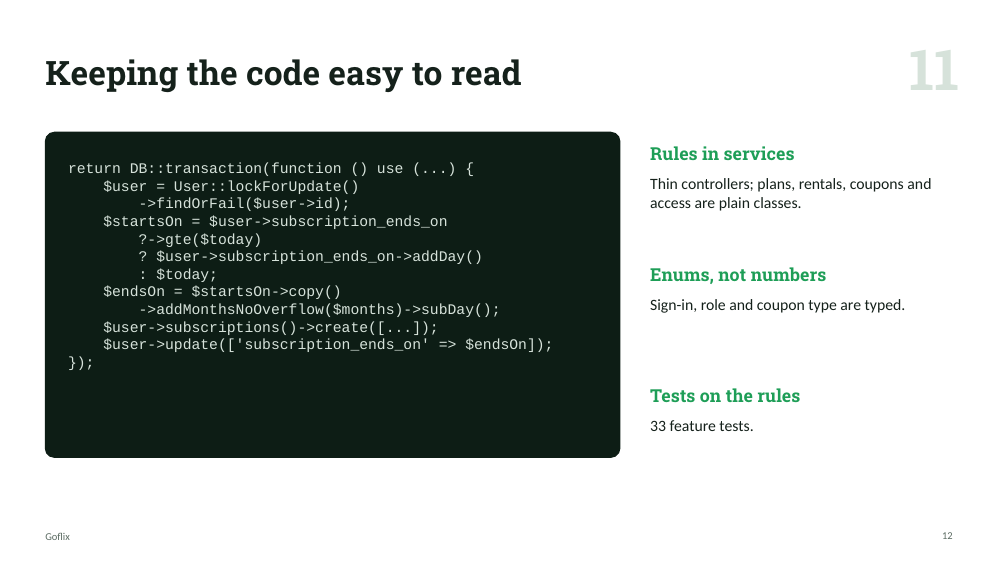
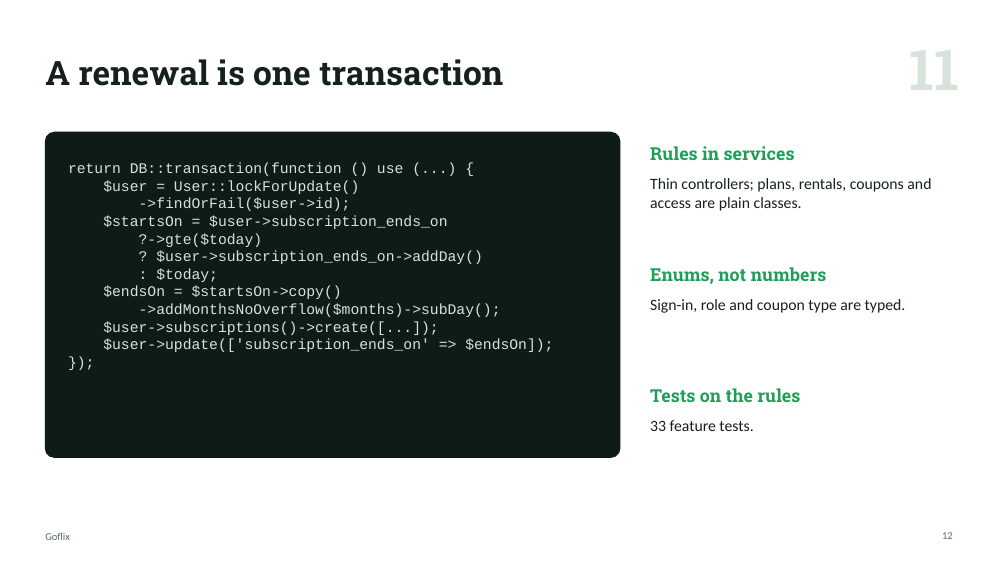
Before and after one commit to Enricosaputra/goflix-dashboard-demo, a slide deck: slide 12 of docs/Goflix-walkthrough.pptx. Drawn at 1008x567 pixels with LibreOffice and Linux fonts; fonts in the diff are those of the drawing. Boxes give left, top, right and bottom in pixels: in the first picture for what was removed or moved away, otherwise in the second. Text is boxed around its words. In the diff, an @@ line names an element or a change of style, - is before the commit and + after.

Commit message:
Decks: tables for trade-offs, stack and open work; plainer titles

```diff
--- a/docs/Goflix-walkthrough.pptx
+++ b/docs/Goflix-walkthrough.pptx
@@ title at (45,59,503,86): text changed @@
-Keeping the code easy to read
+A renewal is one transaction
```
Also in this commit, not shown: 5 other slides changed, 7 other files.
